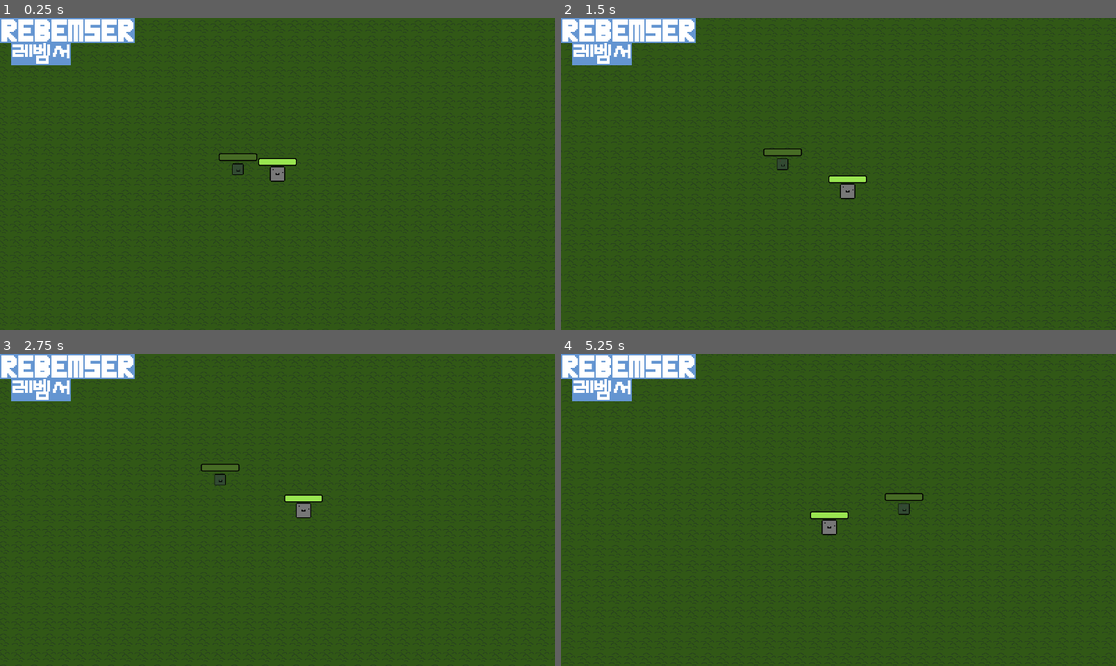
Above: before the commit, frames 1-4 (two rows, left to right).
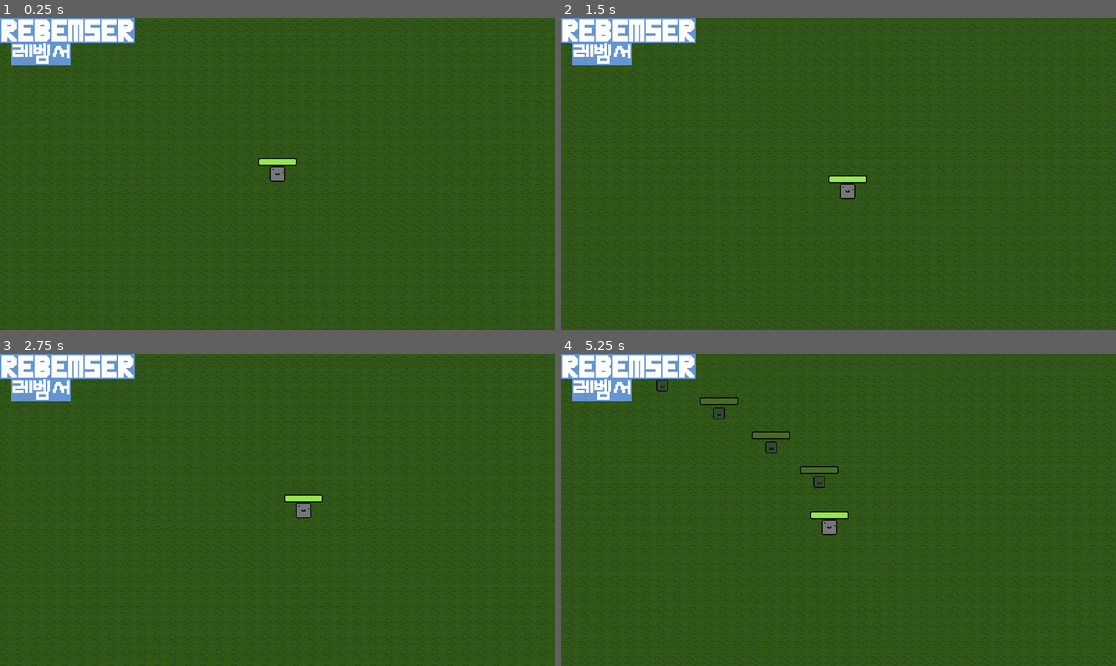
Above: after the commit, the same moments.

Repository: newkincode/rebemser
Game: Godot game, scene res://main.tscn
Same seed, same stepped clock (60 frames per second), same inputs: the game is played once before the commit and once after it.
Inputs:
- Up to frame 1 (0.25 s): no input
- Up to frame 2 (1.5 s): hold Right (right) 0.53-1.28 s; hold Down (down) from 1.28 s (still down)
- Up to frame 3 (2.75 s): release Down (down) at 2.03 s; hold Right (right) from 2.03 s (still down)
- Up to frame 4 (5.25 s): release Right (right) at 2.78 s; hold Up (up) 2.78-3.53 s; hold Left (left) 3.53-5.03 s; hold Down (down) from 5.03 s (still down)

The runs differ from the first frame. In frame 1, 0.1% of the frame differs, in the area x 39-47%, y 43-51%; in frame 2, 0.2%; in frame 3, 0.1%; in frame 4, 0.7%, in the area x 17-66%, y 8-52%.

Commit message:
add : 이론상 좀비 완성
좀비는 5마리 까지 나오게 설정

Diff:
--- a/main.tscn
+++ b/main.tscn
@@ -6,12 +6,8 @@
 [ext_resource type="Texture2D" uid="uid://bljy0ena7q6gi" path="res://progress_background.png" id="3_oj3uh"]
 [ext_resource type="Texture2D" uid="uid://b03gntee7u3vk" path="res://progress_progress.png" id="4_224lf"]
 [ext_resource type="Script" path="res://zombie_create.gd" id="6_y4piq"]
-[ext_resource type="PackedScene" uid="uid://qsn2rg5cd6v" path="res://sceen/zombie.tscn" id="7_41yiy"]
 
 [node name="Node" type="Node"]
-
-[node name="Zombie" parent="." instance=ExtResource("7_41yiy")]
-position = Vector2(479, 309)
 
 [node name="Player" parent="." instance=ExtResource("2_evvd6")]
 z_index = 1
--- a/sceen/player.gd
+++ b/sceen/player.gd
@@ -15,3 +15,5 @@
 	var input_direction = Input.get_vector("left", "right", "up", "down")
 	velocity = input_direction * speed
 	move_and_slide()
+	if hp == 0:
+		queue_free()
--- a/sceen/zombie.gd
+++ b/sceen/zombie.gd
@@ -1,25 +1,26 @@
 extends CharacterBody2D
 
-var speed = 50
+var speed = 150
 var player_chase = false
 var player: CharacterBody2D = null
 var attack_player = null
 var attack_count = 0
 var hp = 100
 @onready var texture_progress_bar = $TextureProgressBar
+@onready var zombies = $"../Zombies"
 
 func _physics_process(delta):
-	print(player_chase)
 	if player_chase:
-		position += ((player.position - position)/speed)
-		print(position)
+		velocity = (player.global_position - global_position).normalized() * speed
+		move_and_slide()
 	if not attack_player == null and attack_count >= 2:
 		attack_player.hp -= 5
 		attack_count = 0
-		hp -= 10
 	attack_count+=delta
 	if hp == 0:
 		queue_free()
+		zombies.zb_count -= 1
+
 	texture_progress_bar.value = hp
 
 func _on_area_2d_body_entered(body):
@@ -37,3 +38,8 @@
 func _on_area_2d_2_body_entered(body):
 	if body.name == "Player":
 		attack_player = body
+
+
+func _on_area_2d_2_body_exited(body):
+	if body.name == "Player":
+		attack_player = null
--- a/sceen/zombie.tscn
+++ b/sceen/zombie.tscn
@@ -52,3 +52,4 @@
 [connection signal="body_entered" from="Area2D" to="." method="_on_area_2d_body_entered"]
 [connection signal="body_exited" from="Area2D" to="." method="_on_area_2d_body_exited"]
 [connection signal="body_entered" from="Area2D2" to="." method="_on_area_2d_2_body_entered"]
+[connection signal="body_exited" from="Area2D2" to="." method="_on_area_2d_2_body_exited"]
--- a/zombie_create.gd
+++ b/zombie_create.gd
@@ -2,6 +2,7 @@
 
 const ZOMBIE = preload("res://sceen/zombie.tscn")
 var v_pos = Vector2(0,0)
+var zb_count = 0
 
 # Called when the node enters the scene tree for the first time.
 func _ready():
@@ -11,12 +12,13 @@
 # Called every frame. 'delta' is the elapsed time since the previous frame.
 func _process(delta):
 	count += delta
-	if count >= 1:
+	if count >= 1 and not zb_count == 5:
 		v_pos.x += 20
 		clone(v_pos)
 		count = 0
+		zb_count+=1
 
 func clone(pos):
 	var zombie_instantiate = ZOMBIE.instantiate()
 	zombie_instantiate.position = pos
-	# add_child(zombie_instantiate)
+	add_child(zombie_instantiate)
Not shown: 1 places in main.tscn that only renumber resources
